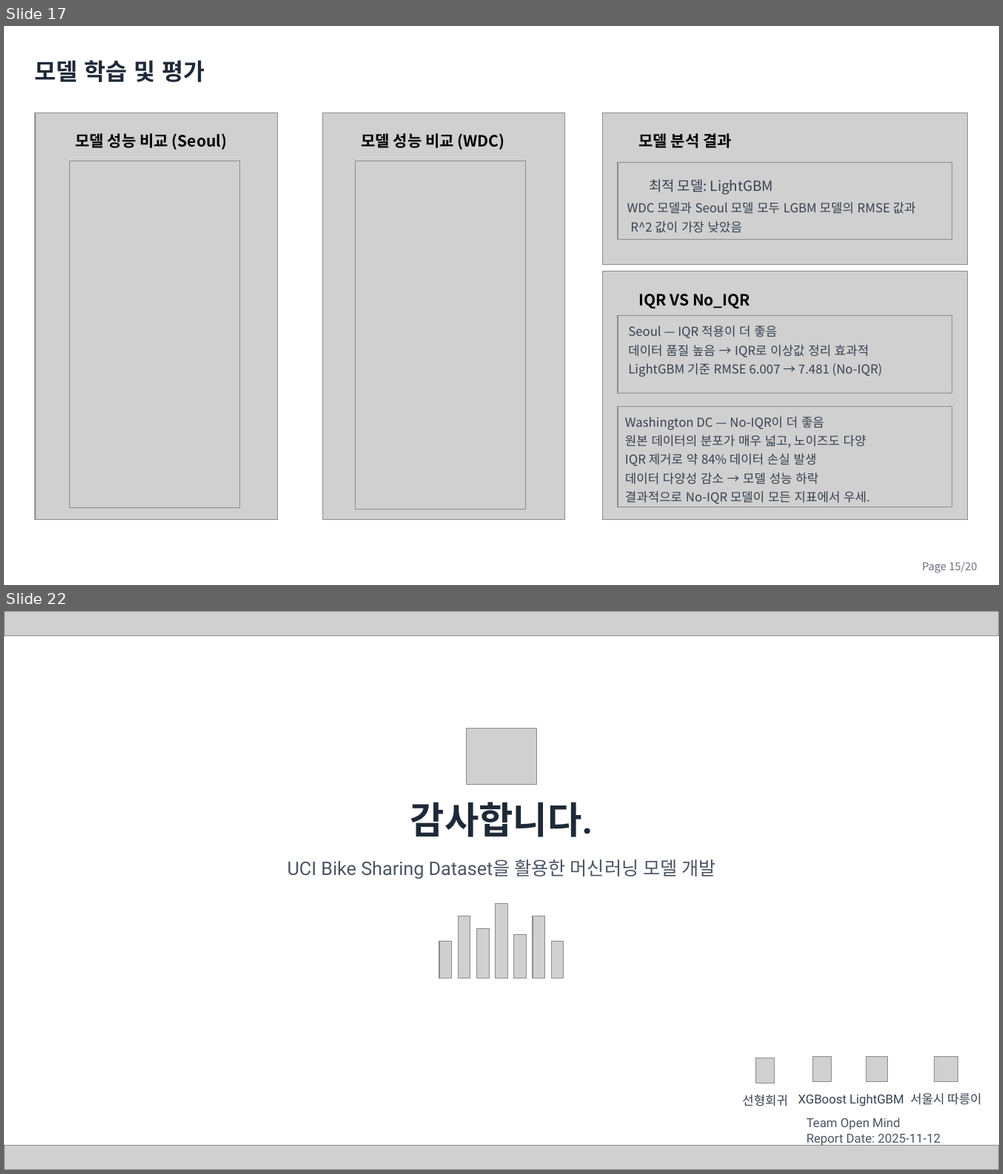
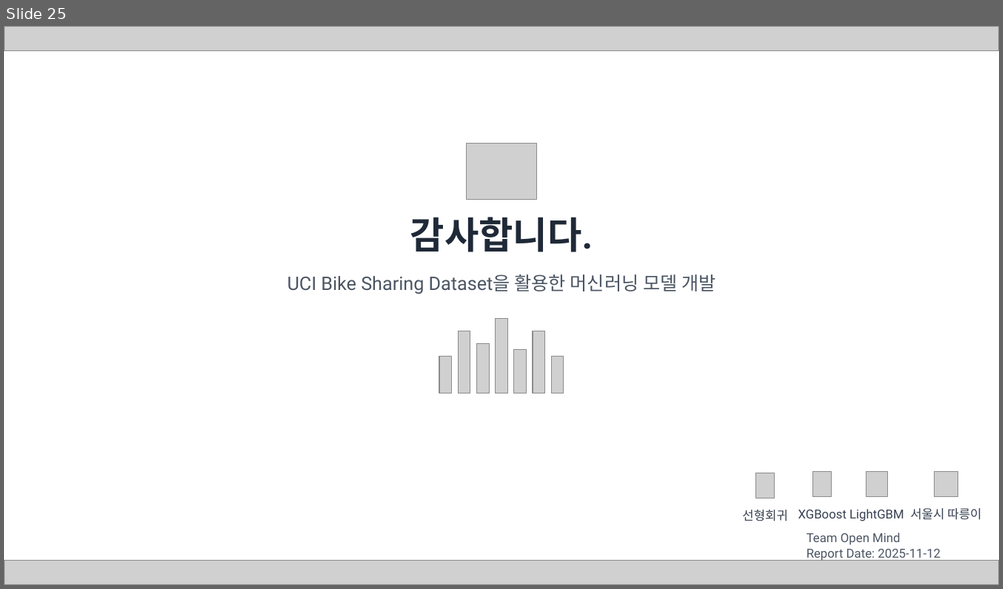
Before and after one commit to cbnu-yhjeon/PROJECT-Bicyle-Demand-Forecasting, a slide deck: docs/자전거 대여 수요 예측 분석 프로젝트(오픈마인드).pptx. Shown one above the other, each under a label of ours: slides 17 and 22 before the commit, slide 25 after it; the slides between them are not shown. The pictures are 1003x1174 and 1003x589 pixels, drawn with LibreOffice and Linux fonts; fonts in the diff are those of the drawing; grey boxes stand for pictures; background and template pictures are left out. Boxes give left, top, right and bottom in pixels: in the first picture for what was removed or moved away, otherwise in the second. Text is boxed around its words. In the diff, an @@ line names an element or a change of style, - is before the commit and + after.

```diff
--- a/docs/자전거 대여 수요 예측 분석 프로젝트(오픈마인드).pptx
+++ b/docs/자전거 대여 수요 예측 분석 프로젝트(오픈마인드).pptx
@@ slide 17 removed at box(4, 26, 999, 585), background picture (left out) @@
@@ text removed at box(35, 60, 205, 82) @@
-모델 학습 및 평가
@@ picture removed at box(35, 113, 278, 520) @@
@@ picture removed at box(323, 113, 565, 520) @@
@@ picture removed at box(603, 113, 968, 266) @@
@@ text removed at box(76, 133, 227, 150) @@
-모델 성능 비교 (Seoul)
@@ text removed at box(361, 133, 505, 150) @@
-모델 성능 비교 (WDC)
@@ text removed at box(638, 133, 731, 148) @@
-모델 분석 결과
@@ picture removed at box(69, 161, 239, 508) @@
@@ picture removed at box(355, 161, 526, 510) @@
@@ picture removed at box(617, 163, 951, 238) @@
@@ text removed at box(649, 179, 773, 195) @@
-최적 모델: LightGBM
@@ text removed at box(627, 202, 916, 233) @@
-WDC 모델과 Seoul 모델 모두 LGBM 모델의 RMSE 값과
-R^2 값이 가장 낮았음
@@ picture removed at box(603, 272, 968, 520) @@
@@ text removed at box(638, 294, 750, 309) @@
-IQR VS No_IQR
@@ picture removed at box(617, 316, 951, 394) @@
@@ text removed at box(628, 326, 882, 377) @@
-Seoul — IQR 적용이 더 좋음
-데이터 품질 높음 → IQR로 이상값 정리 효과적
-LightGBM 기준 RMSE 6.007 → 7.481 (No‑IQR)
@@ picture removed at box(617, 407, 951, 508) @@
@@ text removed at box(625, 417, 870, 504) @@
-Washington DC — No‑IQR이 더 좋음
-원본 데이터의 분포가 매우 넓고, 노이즈도 다양
-IQR 제거로 약 84% 데이터 손실 발생
-데이터 다양성 감소 → 모델 성능 하락
-결과적으로 No‑IQR 모델이 모든 지표에서 우세.
@@ text removed at box(922, 562, 976, 574) @@
-Page 15/20
@@ what was slide 22 is now slide 25 @@
```
Also in this commit, not shown: 5 slides changed, 7 slides added, 3 other slides removed.
